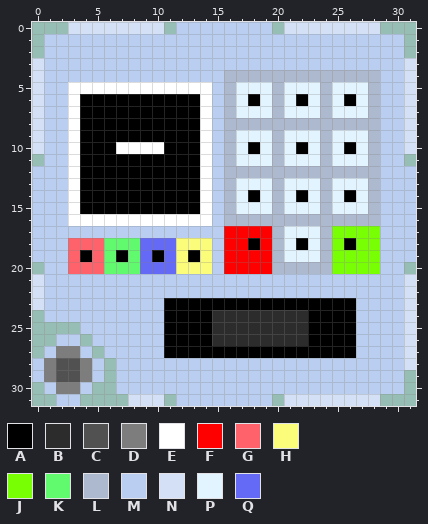
Two states of a pixel-art sprite, Icons/Keypad Maze.png. Above is the file before it was changed.
The file is 32x32 pixels. Colours within 5 levels of each other are drawn and written as one.
Palette (. is transparent): A #000000  B #2c2c2c  C #515151  D #7d7d7d  E #ffffff  F #fe0000  G #ff626b  H #fbfc7a  J #78ff03  K #61fa6e  L #adb9cf  M #b9cef0  N #d3e0f5  P #e2f4ff  Q #646af6
Once edited:
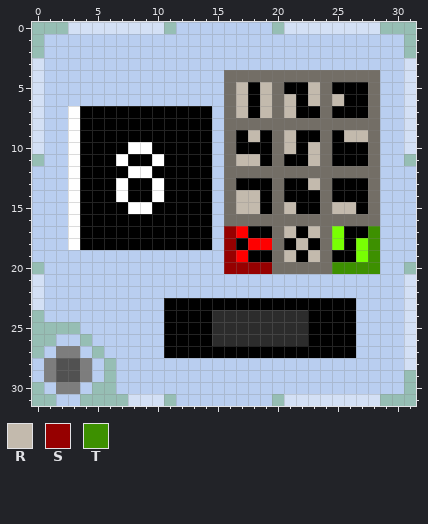
Colours new in this view: R #c3baad  S #960000  T #3d9000
Changes in this commit:
{"colour":"L","old":"#adb9cf","new":"#736e66"}
{"y":5,"x":3,"old":"EEEEEEEEEEEE","new":"MMMMMMMMMMMM"}
{"y":5,"x":17,"old":"PPP","new":"RAR"}
{"y":5,"x":21,"old":"PPP","new":"AAR"}
{"y":5,"x":25,"old":"PPP","new":"AAA"}
{"y":6,"x":3,"old":"EAAAAAAAAAAE","new":"MMMMMMMMMMMM"}
{"y":6,"x":17,"old":"P","new":"R"}
{"y":6,"x":19,"old":"P","new":"R"}
{"y":6,"x":21,"old":"P","new":"R"}
{"y":6,"x":23,"old":"P","new":"R"}
{"y":6,"x":25,"old":"P","new":"R"}
{"y":6,"x":27,"old":"P","new":"A"}
{"y":7,"x":14,"old":"E","new":"A"}
{"y":7,"x":17,"old":"PPP","new":"RAR"}
{"y":7,"x":21,"old":"PPP","new":"RAA"}
{"y":7,"x":25,"old":"PPP","new":"AAA"}
{"y":8,"x":14,"old":"E","new":"A"}
{"y":9,"x":14,"old":"E","new":"A"}
{"y":9,"x":17,"old":"PPP","new":"ARA"}
{"y":9,"x":21,"old":"PPP","new":"RAA"}
{"y":9,"x":25,"old":"PPP","new":"ARR"}
{"y":10,"x":7,"old":"E","new":"A"}
{"y":10,"x":10,"old":"E","new":"A"}
{"y":10,"x":14,"old":"E","new":"A"}
{"y":10,"x":17,"old":"P","new":"A"}
{"y":10,"x":19,"old":"P","new":"A"}
{"y":10,"x":21,"old":"P","new":"R"}
{"y":10,"x":23,"old":"P","new":"R"}
{"y":10,"x":25,"old":"P","new":"A"}
{"y":10,"x":27,"old":"P","new":"A"}
{"y":11,"x":7,"old":"A","new":"E"}
{"y":11,"x":10,"old":"A","new":"E"}
{"y":11,"x":14,"old":"E","new":"A"}
{"y":11,"x":17,"old":"PPP","new":"RRA"}
{"y":11,"x":21,"old":"PPP","new":"AAR"}
{"y":11,"x":25,"old":"PPP","new":"AAA"}
{"y":12,"x":8,"old":"AA","new":"EE"}
{"y":12,"x":14,"old":"E","new":"A"}
{"y":13,"x":7,"old":"A","new":"E"}
{"y":13,"x":10,"old":"A","new":"E"}
{"y":13,"x":14,"old":"E","new":"A"}
{"y":13,"x":17,"old":"PPP","new":"AAA"}
{"y":13,"x":21,"old":"PPP","new":"AAR"}
{"y":13,"x":25,"old":"PPP","new":"AAA"}
{"y":14,"x":7,"old":"A","new":"E"}
{"y":14,"x":10,"old":"A","new":"E"}
{"y":14,"x":14,"old":"E","new":"A"}
{"y":14,"x":17,"old":"PAP","new":"RRA"}
{"y":14,"x":21,"old":"P","new":"A"}
{"y":14,"x":23,"old":"P","new":"A"}
{"y":14,"x":25,"old":"P","new":"A"}
{"y":14,"x":27,"old":"P","new":"A"}
{"y":15,"x":8,"old":"AA","new":"EE"}
{"y":15,"x":14,"old":"E","new":"A"}
{"y":15,"x":17,"old":"PPP","new":"RRA"}
{"y":15,"x":21,"old":"PPP","new":"RAA"}
{"y":15,"x":25,"old":"PPP","new":"RRA"}
{"y":16,"x":4,"old":"EEEEEEEEEEE","new":"AAAAAAAAAAA"}
{"y":17,"x":3,"old":"MMMMMMMMMMMM","new":"EAAAAAAAAAAA"}
{"y":17,"x":16,"old":"F","new":"S"}
{"y":17,"x":18,"old":"FF","new":"AA"}
{"y":17,"x":21,"old":"PPP","new":"RAR"}
{"y":17,"x":26,"old":"JJJ","new":"AAT"}
{"y":18,"x":3,"old":"GGGKKKQQQHHH","new":"EAAAAAAAAAAA"}
{"y":18,"x":16,"old":"FFA","new":"SAF"}
{"y":18,"x":21,"old":"PAP","new":"ARA"}
{"y":18,"x":28,"old":"J","new":"T"}
{"y":19,"x":3,"old":"GAGKAKQAQHAH","new":"MMMMMMMMMMMM"}
{"y":19,"x":16,"old":"F","new":"S"}
{"y":19,"x":18,"old":"FF","new":"AA"}
{"y":19,"x":21,"old":"PPP","new":"RAR"}
{"y":19,"x":25,"old":"JJ","new":"AA"}
{"y":19,"x":28,"old":"J","new":"T"}
{"y":20,"x":3,"old":"GGGKKKQQQHHH","new":"MMMMMMMMMMMM"}
{"y":20,"x":16,"old":"FFFF","new":"SSSS"}
{"y":20,"x":25,"old":"JJJJ","new":"TTTT"}
{"label":"changed","picture_box":[68,70,380,274]}
